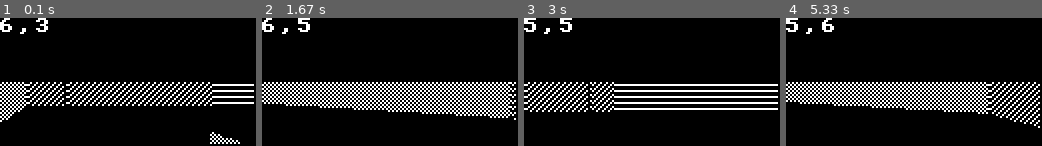
Above: before the commit, frames 1-4 (left to right).
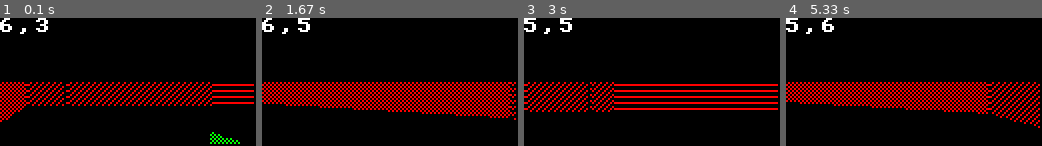
Above: after the commit, the same moments.

Repository: indigoparadox/mood
Game: pygame game, started from mood.py
Same seed, same stepped clock (60 frames per second), same inputs: the game is played once before the commit and once after it. The source before the commit is Python 2; it was converted automatically to run under Python 3.
Inputs:
- Up to frame 1 (0.1 s): no input
- Up to frame 2 (1.67 s): hold Right 0.33-0.8 s; hold Up 0.83-1.13 s; hold Right 1.17-1.63 s
- Up to frame 3 (3 s): hold Left 1.67-2.2 s; hold Left 2.23-2.63 s; hold Up from 2.67 s (still down)
- Up to frame 4 (5.33 s): release Up at 3.03 s; hold Right 3.07-3.7 s; hold Left 3.73-4.2 s; hold Right 4.23-4.7 s; hold Up 4.73-5.03 s; hold Right from 5.07 s (still down)

The runs differ from the first frame. In frame 1, 7.2% of the frame differs, in the area x 0-100%, y 50-99%; in frame 2, 11%, in the area x 0-100%, y 50-80%; in frame 3, 7.7%; in frame 4, 10%.

Commit message:
Fixes for micropython.

Diff:
--- a/microgfx.py
+++ b/microgfx.py
@@ -175,7 +175,7 @@
          row_offset = 0
          for row in char_bits:
             pix_offset = 0
-            for p in xrange( 8 ):
+            for p in range( 8 ):
                if 1 == 1 & (row >> pix_offset):
                   self.pixel( color, \
                      (x + pix_offset + (char_offset * 9)), \
--- a/mood.py
+++ b/mood.py
@@ -1,13 +1,10 @@
 #!/usr/bin/env python
 
-import time
-import random
 import math
 from gridmap import GridMap, GridRay, GridWall
 from microgfx import Gfx
 from maps import DefaultMap, DefaultMapTiles
 from mob import Mob
-import pygame
 
 #from guppy import hpy
 
@@ -25,10 +22,6 @@
 START = 0
 END = 1
 
-def pick_wall_color( wall ):
-   color = (255, 255, 255)
-   return color
-
 def pick_wall_pattern( wall ):
    return Gfx.PATTERN_STRIPES_DIAG_1 if GridWall.SIDE_NS == wall.side else \
    Gfx.PATTERN_HASH
@@ -36,21 +29,16 @@
 def pick_top_pattern( wall ):
    return Gfx.PATTERN_STRIPES_HORIZ
 
-def mood( pyg, screen_sz=(SCREEN_W, SCREEN_H), zoom=ZOOM ):
+def mood( pyg, screen_sz=(SCREEN_W, SCREEN_H), zoom=ZOOM, use_color=False ):
    gfx = Gfx( pyg, screen_sz, zoom )
    gmap = GridMap( DefaultMap, DefaultMapTiles )
    tiles = DefaultMapTiles
-   ticks = 0
    mspeed = 0.5
    running = True
 
    while( running ):
 
       gfx.blank( (0, 0, 0) )
-
-      prev_ticks = ticks
-      ticks = time.clock()
-      frame_ticks = (ticks - prev_ticks) / 1000.0
       rspeed = 0.5
 
       # Poll interaction events.
@@ -100,14 +88,18 @@
          last_wall_top = 0
          for wall in walls:
             if GridWall.FACE_BACK != wall.face:
-               color = pick_wall_color( wall )
+               if use_color:
+                  color = wall.tile['color']
+               else:
+                  color = (255, 255, 255)
                gfx.line( color, x, wall.draw[START], wall.draw[END], \
                   pick_wall_pattern( wall ) )
 
             if GridWall.FACE_BACK == wall.face:
                last_wall_top = wall.draw[START];
             elif 0 < last_wall_top:
-               color = (255, 255, 255)
+               if use_color:
+                  color = wall.tile['color']
                gfx.line( color, x, last_wall_top, wall.draw[START], \
                   pick_top_pattern( wall ) )
                last_wall_top = 0
@@ -121,5 +113,8 @@
       gfx.wait( 10 )
 
 if '__main__' == __name__:
-   import pygame
-   mood( pyg=pygame )
+   try:
+      import pygame
+   except ImportError:
+      import upygame as pygame
+   mood( pyg=pygame, use_color=True )
--- a/upygame.py
+++ b/upygame.py
@@ -26,7 +26,7 @@
 
    @staticmethod
    def flip():
-      pass
+      print( "Flip!" )
 
 class time( object ):
    @staticmethod
